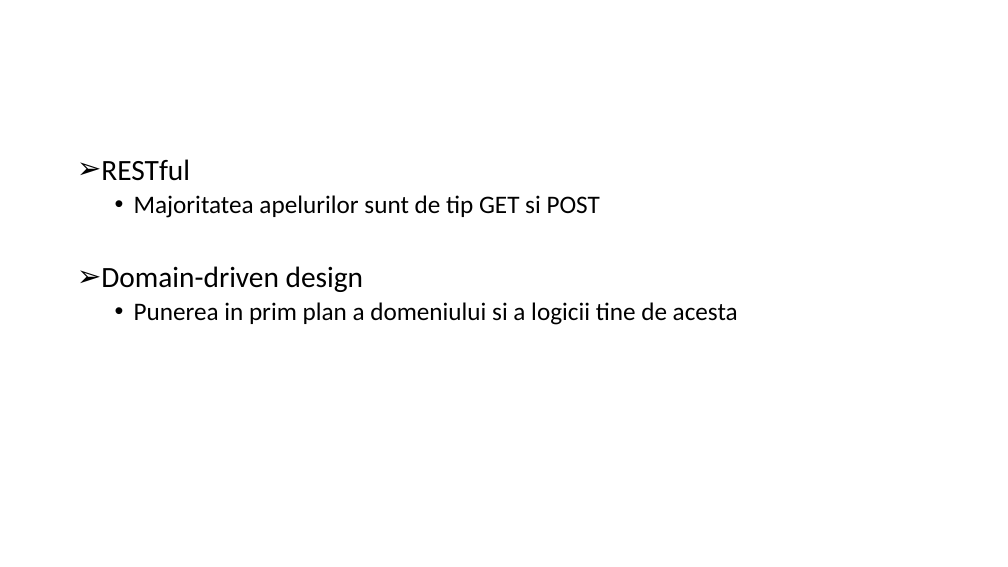
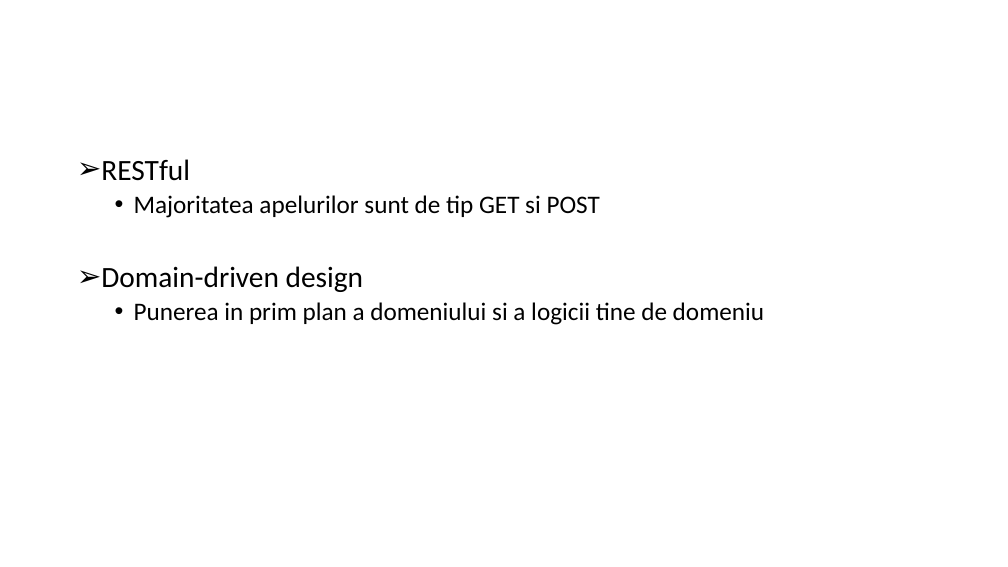
Before and after one commit to CristianAndrei/RCruncher, a slide deck: slide 6 of Licenta2019UrsuCristian-Andrei/RCruncher.pptx. Drawn at 1008x567 pixels with LibreOffice and Linux fonts; fonts in the diff are those of the drawing. Boxes give left, top, right and bottom in pixels: in the first picture for what was removed or moved away, otherwise in the second. Text is boxed around its words. In the diff, an @@ line names an element or a change of style, - is before the commit and + after.

```diff
--- a/Licenta2019UrsuCristian-Andrei/RCruncher.pptx
+++ b/Licenta2019UrsuCristian-Andrei/RCruncher.pptx
@@ text at box(134, 302, 764, 325): text changed @@
-  • Punerea in prim plan a domeniului si a logicii tine de acesta
+  • Punerea in prim plan a domeniului si a logicii tine de domeniu
```
Also in this commit, not shown: 4 other slides changed, 1 slide added, 7 other files.
